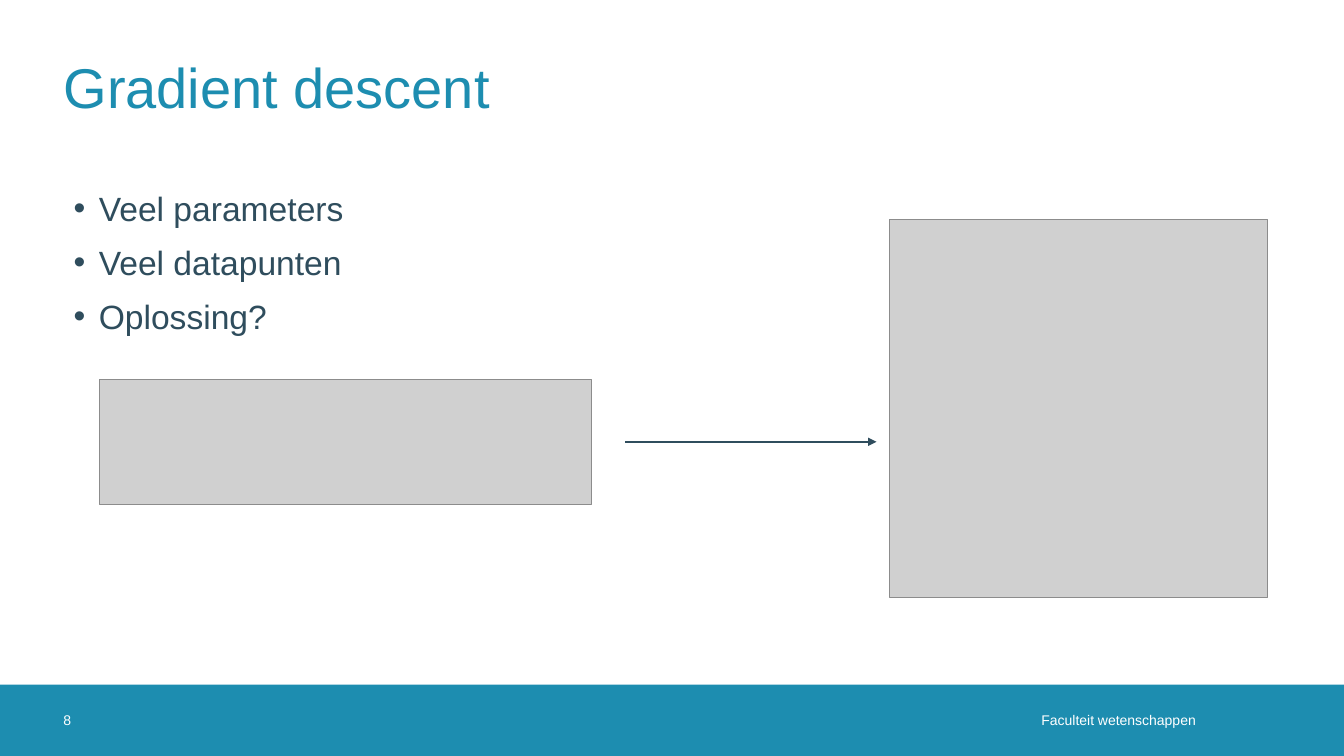
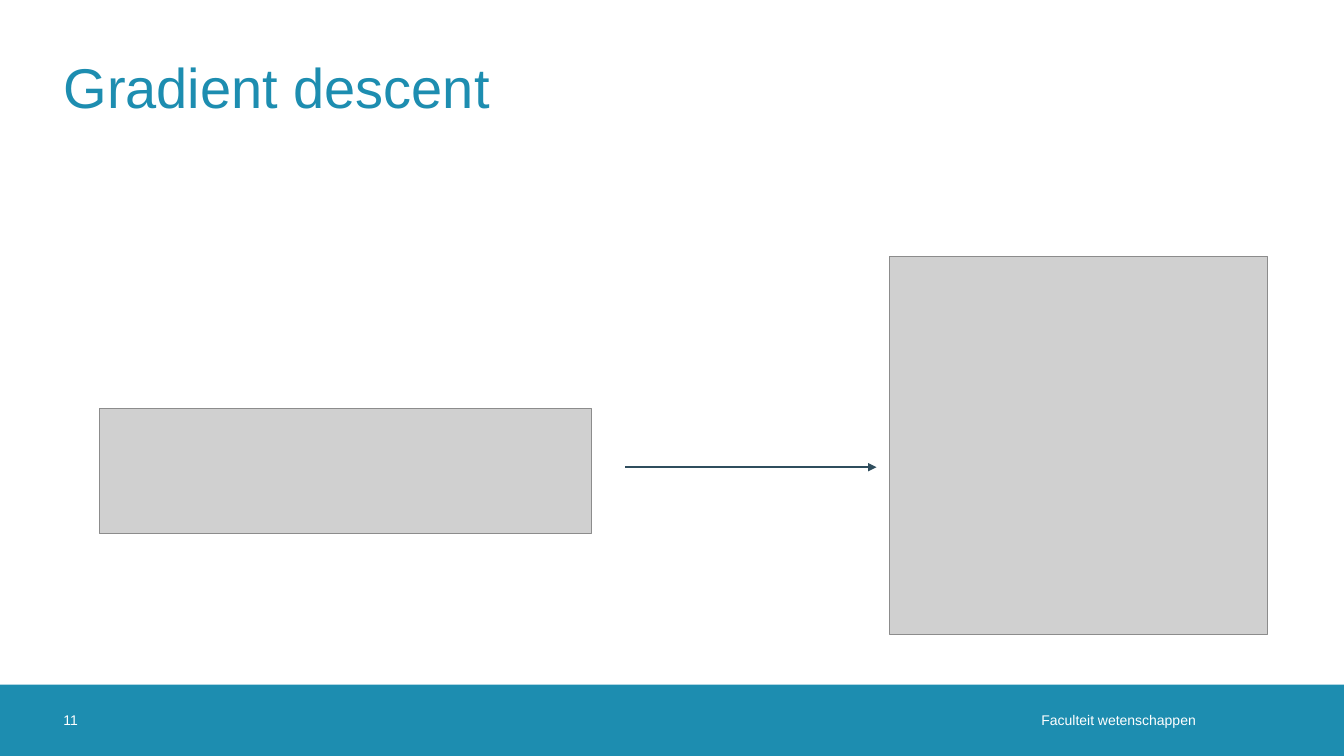
Before and after one commit to JoppeDJ/BachelorProef, a slide deck: slide 11 of Literatuurstudie/Literatuurstudie_ppt.pptx (slide 8 before the commit). Drawn at 1344x756 pixels with LibreOffice and Linux fonts; fonts in the diff are those of the drawing; grey boxes stand for pictures; background and template pictures are left out. Boxes give left, top, right and bottom in pixels: in the first picture for what was removed or moved away, otherwise in the second. Text is boxed around its words. In the diff, an @@ line names an element or a change of style, - is before the commit and + after.

```diff
--- a/Literatuurstudie/Literatuurstudie_ppt.pptx
+++ b/Literatuurstudie/Literatuurstudie_ppt.pptx
@@ text removed at (x1=99, y1=196, x2=343, y2=336) @@
-• Veel parameters
-• Veel datapunten
-• Oplossing?
@@ picture moved from (x1=890, y1=220, x2=1268, y2=598) to (x1=890, y1=256, x2=1268, y2=634) @@
@@ picture moved from (x1=99, y1=379, x2=591, y2=504) to (x1=99, y1=408, x2=591, y2=533) @@
@@ arrow moved from (625, 442) - (877, 442) to (625, 467) - (877, 467) @@
@@ page number at (x1=63, y1=715, x2=77, y2=725): text changed @@
-8
+11
```
Also in this commit, not shown: 3 other slides changed, 3 slides added.
